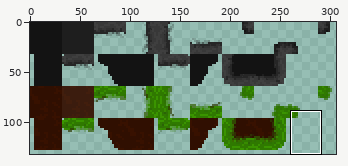
One commit to this sprite sheet: assets/Tiles.png. Above: a wide view before the commit, with the close-up outlined.
Close-up. Before the edit:
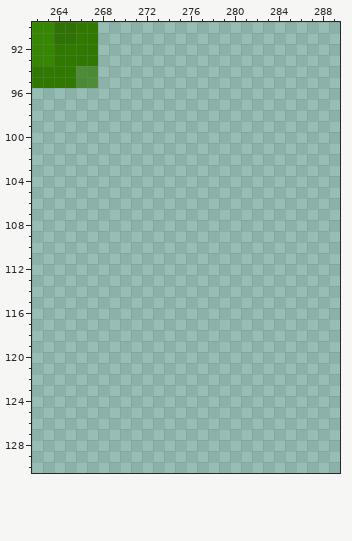
The file is 320x320 pixels. Pixels under 10% opacity are left out. Colours within 5 levels of each other are drawn and written as one. Shown: x 262..289, y 90..130. The wide view leaves out empty margins.
And afterwards:
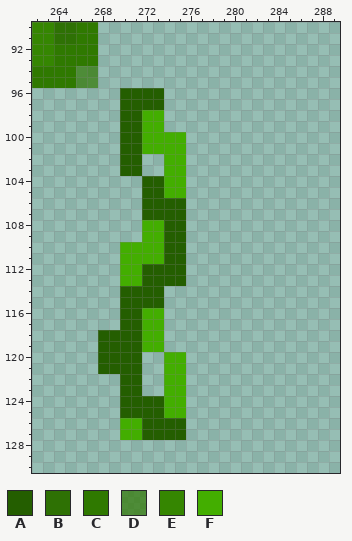
Palette (. is transparent): A #245e00  B #2e7104  C #2f7900  D #307703b3  E #358601  F #43ae00
Difference:
{"y":96,"x":270,"old":"....","new":"AAAA"}
{"y":97,"x":270,"old":"....","new":"AAAA"}
{"y":98,"x":270,"old":"....","new":"AAFF"}
{"y":99,"x":270,"old":"....","new":"AAFF"}
{"y":100,"x":270,"old":"......","new":"AAFFFF"}
{"y":101,"x":270,"old":"......","new":"AAFFFF"}
{"y":102,"x":270,"old":"..","new":"AA"}
{"y":102,"x":274,"old":"..","new":"FF"}
{"y":103,"x":270,"old":"..","new":"AA"}
{"y":103,"x":274,"old":"..","new":"FF"}
{"y":104,"x":272,"old":"....","new":"AAFF"}
{"y":105,"x":272,"old":"....","new":"AAFF"}
{"y":106,"x":272,"old":"....","new":"AAAA"}
{"y":107,"x":272,"old":"....","new":"AAAA"}
{"y":108,"x":272,"old":"....","new":"FFAA"}
{"y":109,"x":272,"old":"....","new":"FFAA"}
{"y":110,"x":270,"old":"......","new":"FFFFAA"}
{"y":111,"x":270,"old":"......","new":"FFFFAA"}
{"y":112,"x":270,"old":"......","new":"FFAAAA"}
{"y":113,"x":270,"old":"......","new":"FFAAAA"}
{"y":114,"x":270,"old":"....","new":"AAAA"}
{"y":115,"x":270,"old":"....","new":"AAAA"}
{"y":116,"x":270,"old":"....","new":"AAFF"}
{"y":117,"x":270,"old":"....","new":"AAFF"}
{"y":118,"x":268,"old":"......","new":"AAAAFF"}
{"y":119,"x":268,"old":"......","new":"AAAAFF"}
{"y":120,"x":268,"old":"....","new":"AAAA"}
{"y":120,"x":274,"old":"..","new":"FF"}
{"y":121,"x":268,"old":"....","new":"AAAA"}
{"y":121,"x":274,"old":"..","new":"FF"}
{"y":122,"x":270,"old":"..","new":"AA"}
{"y":122,"x":274,"old":"..","new":"FF"}
{"y":123,"x":270,"old":"..","new":"AA"}
{"y":123,"x":274,"old":"..","new":"FF"}
{"y":124,"x":270,"old":"......","new":"AAAAFF"}
{"y":125,"x":270,"old":"......","new":"AAAAFF"}
{"y":126,"x":270,"old":"......","new":"FFAAAA"}
{"y":127,"x":270,"old":"......","new":"FFAAAA"}
{"label":"added","picture_box":[98,88,186,440]}
